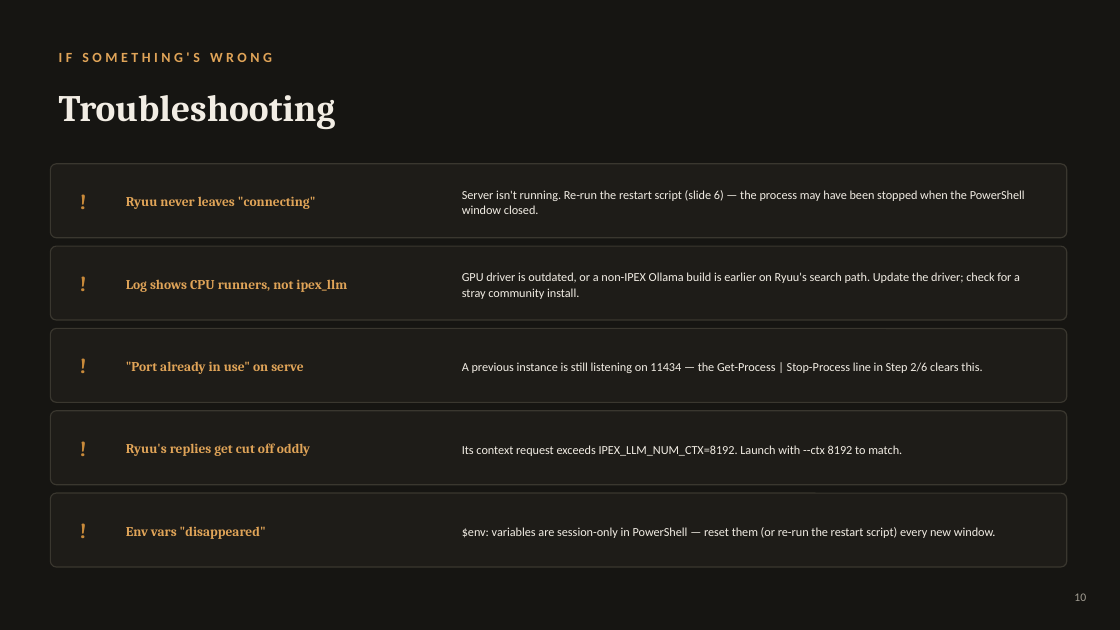
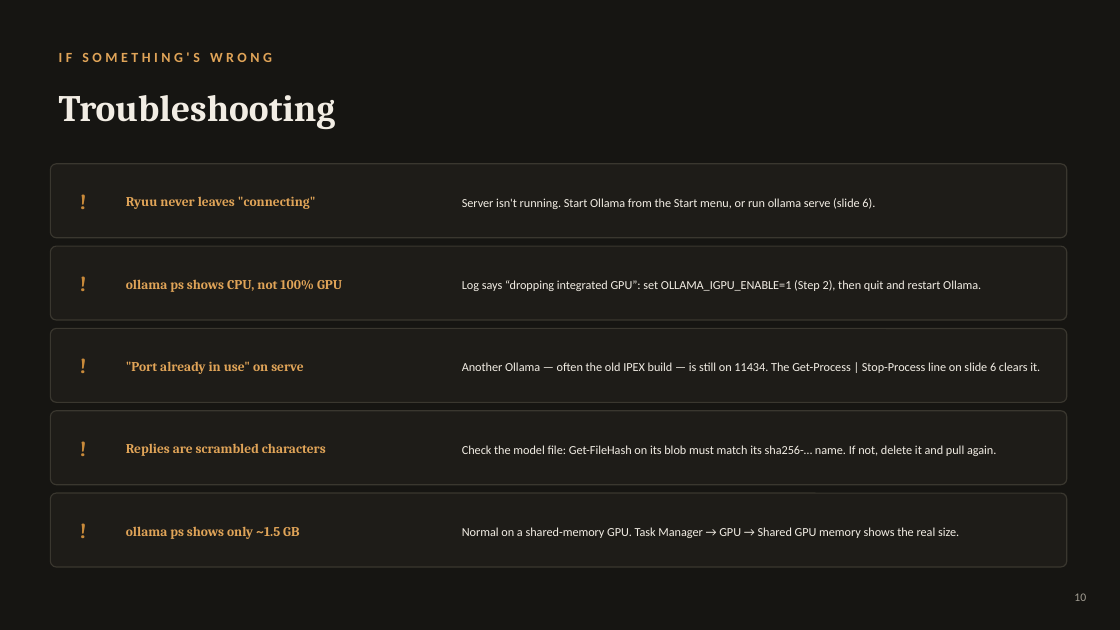
Before and after one commit to Adithya210207/ryuu-explainer-ai, a slide deck: slide 10 of Ryuu_Setup_Guide.pptx. Drawn at 1120x630 pixels with LibreOffice and Linux fonts; fonts in the diff are those of the drawing. Boxes give left, top, right and bottom in pixels: in the first picture for what was removed or moved away, otherwise in the second. Text is boxed around its words. In the diff, an @@ line names an element or a change of style, - is before the commit and + after.

```diff
--- a/Ryuu_Setup_Guide.pptx
+++ b/Ryuu_Setup_Guide.pptx
@@ text at bbox=[462, 198, 875, 209]: text changed @@
-Server isn't running. Re-run the restart script (slide 6) — the process may have been stopped when the PowerShell window closed.
+Server isn't running. Start Ollama from the Start menu, or run ollama serve (slide 6).
@@ text at bbox=[126, 279, 342, 292]: text changed @@
-Log shows CPU runners, not ipex_llm
+ollama ps shows CPU, not 100% GPU
@@ text at bbox=[462, 280, 981, 291]: text changed @@
-GPU driver is outdated, or a non-IPEX Ollama build is earlier on Ryuu's search path. Update the driver; check for a stray community install.
+Log says “dropping integrated GPU”: set OLLAMA_IGPU_ENABLE=1 (Step 2), then quit and restart Ollama.
@@ text at bbox=[462, 362, 1040, 373]: text changed @@
-A previous instance is still listening on 11434 — the Get-Process | Stop-Process line in Step 2/6 clears this.
+Another Ollama — often the old IPEX build — is still on 11434. The Get-Process | Stop-Process line on slide 6 clears it.
@@ text at bbox=[126, 443, 326, 456]: text changed @@
-Ryuu's replies get cut off oddly
+Replies are scrambled characters
@@ text at bbox=[462, 445, 996, 456]: text changed @@
-Its context request exceeds IPEX_LLM_NUM_CTX=8192. Launch with --ctx 8192 to match.
+Check the model file: Get-FileHash on its blob must match its sha256-… name. If not, delete it and pull again.
@@ text at bbox=[126, 526, 299, 539]: text changed @@
-Env vars "disappeared"
+ollama ps shows only ~1.5 GB
@@ text at bbox=[462, 527, 959, 538]: text changed @@
-$env: variables are session-only in PowerShell — reset them (or re-run the restart script) every new window.
+Normal on a shared-memory GPU. Task Manager → GPU → Shared GPU memory shows the real size.
```
Also in this commit, not shown: 10 other slides changed, 1 slide added, 1 slide removed, 2 other files.
